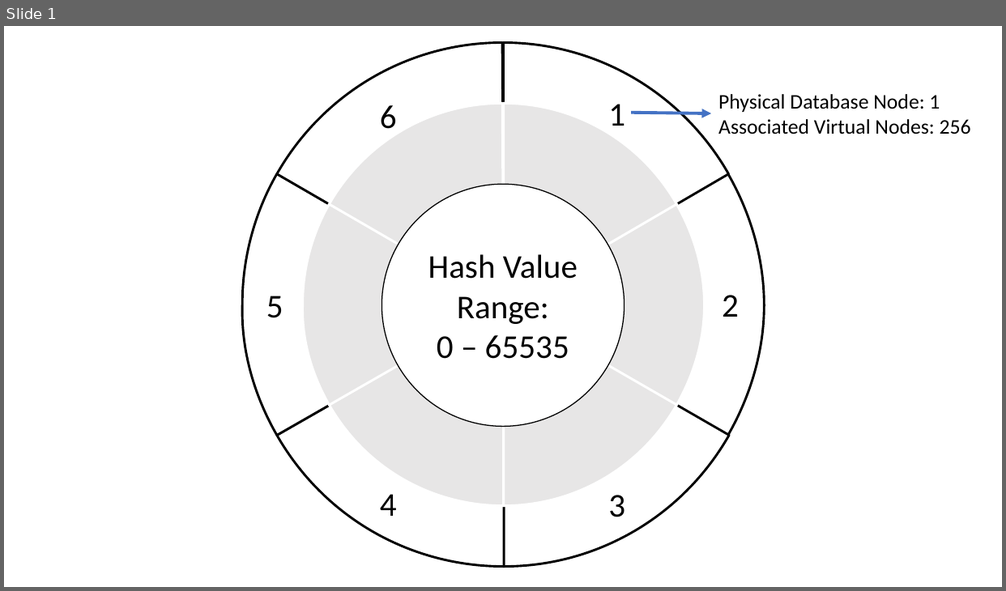
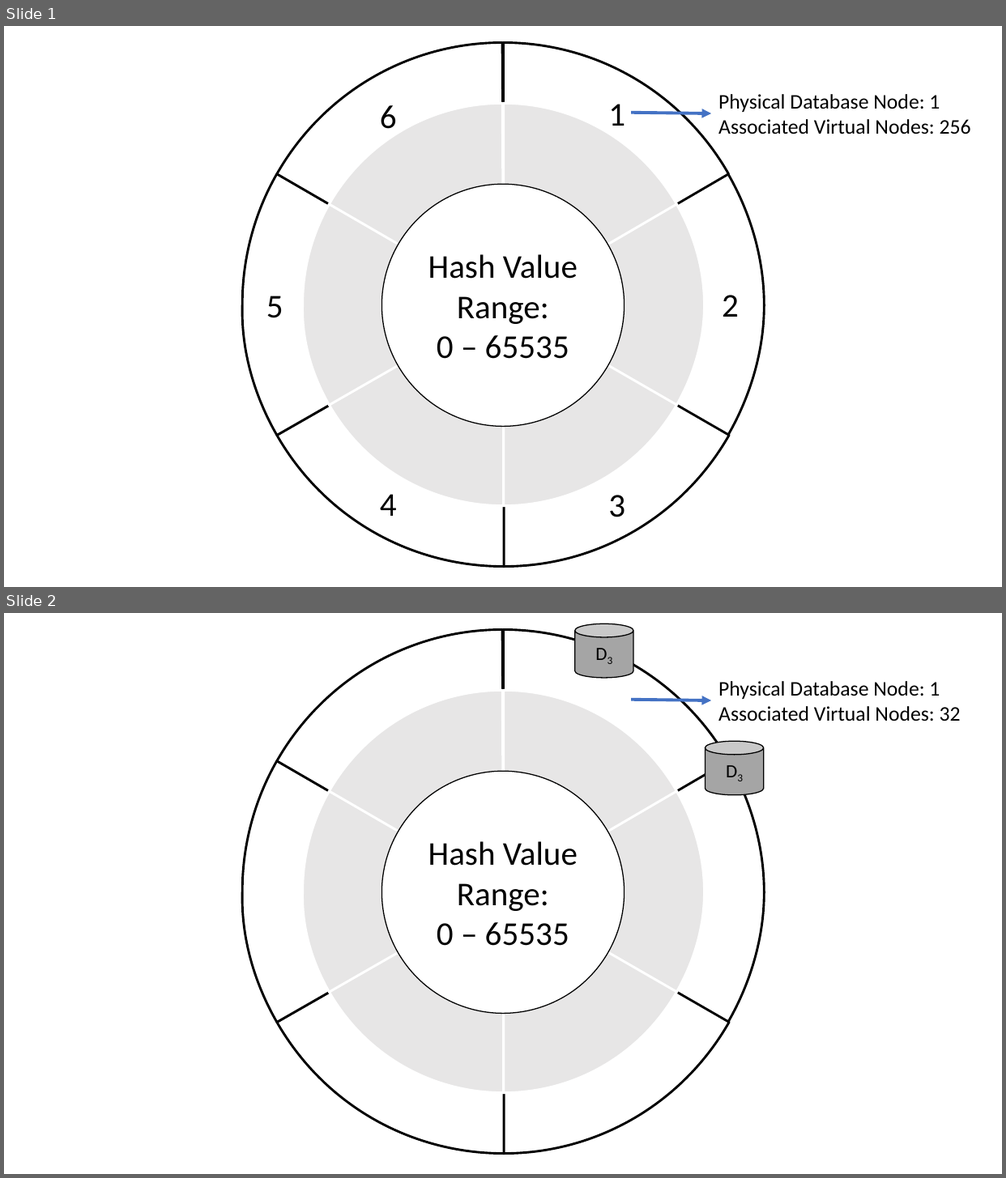
Before and after one commit to riteshCodes/sharded-distributed-databases, a slide deck: Documentation/Figures/Consistent_Hashing.pptx. Shown one above the other, each under a label of ours: slide 1 before the commit, slides 1 and 2 after it. The pictures are 1006x591 and 1006x1178 pixels, drawn with LibreOffice and Linux fonts; fonts in the diff are those of the drawing. Boxes give left, top, right and bottom in pixels: in the first picture for what was removed or moved away, otherwise in the second. Text is boxed around its words. In the diff, an @@ line names an element or a change of style, - is before the commit and + after.

```diff
--- a/Documentation/Figures/Consistent_Hashing.pptx
+++ b/Documentation/Figures/Consistent_Hashing.pptx
@@ slide 2 added at (4,613,1002,1174), background #FFFFFF @@
@@ cylinder added at (575,624,633,677), fill #A5A5A5, outline #000000 1 pt, 18 pt, text #000000 @@
+D3
@@ text added at (718,681,961,722), 20 pt, text #000000 @@
+Physical Database Node: 1
+Associated Virtual Nodes: 32
@@ arrow added from (632, 700) to (711, 700), #4472C4 3 pt @@
@@ cylinder added at (705,741,764,795), fill #A5A5A5, outline #000000 1 pt, 18 pt, text #000000 @@
+D3
@@ group added at (241,629,764,1153): 12 freeform shapes, 1 ellipse @@
+Hash Value Range:
+0 – 65535
```
Also in this commit, not shown: 1 other slide added, 25 other files.
